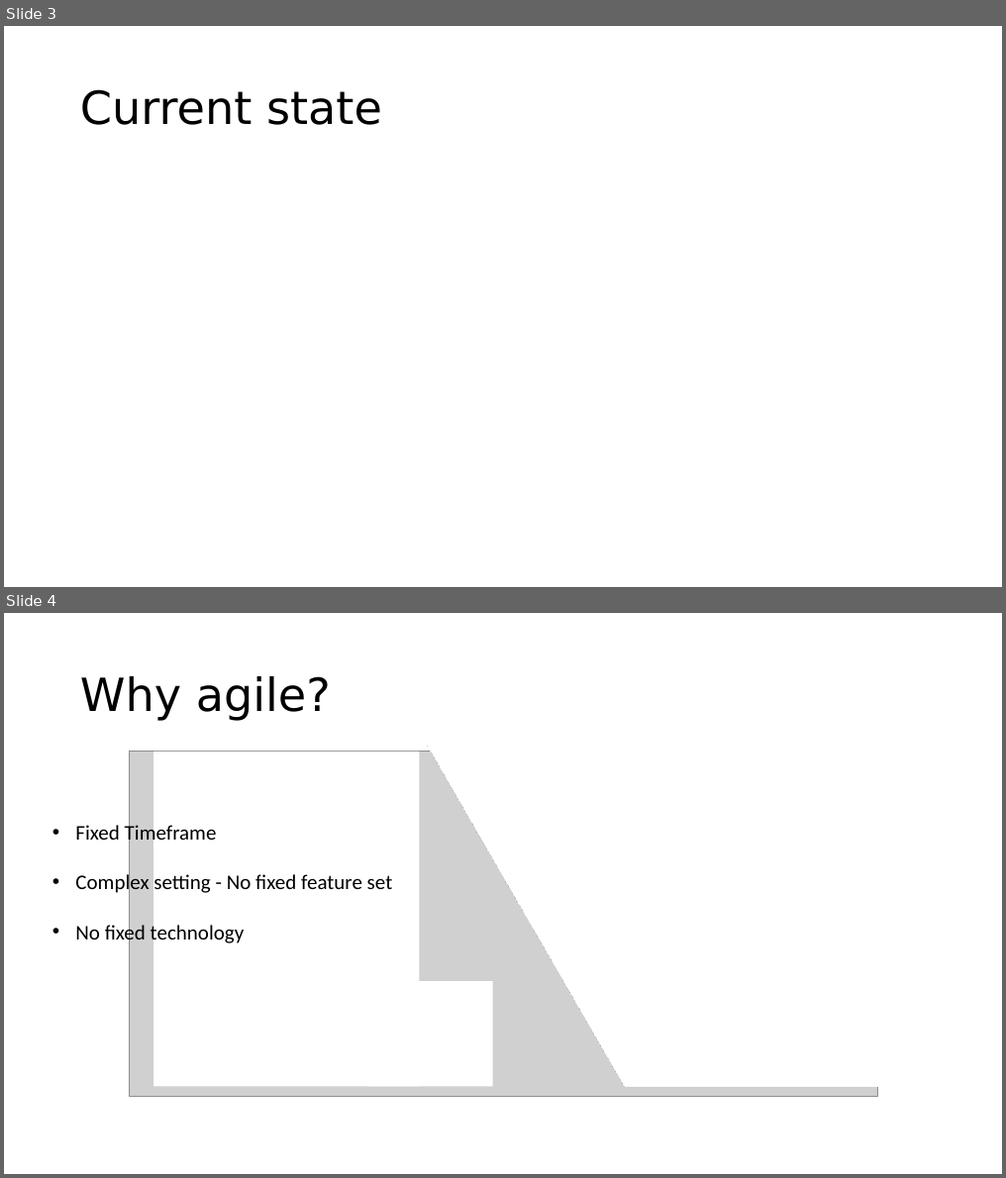
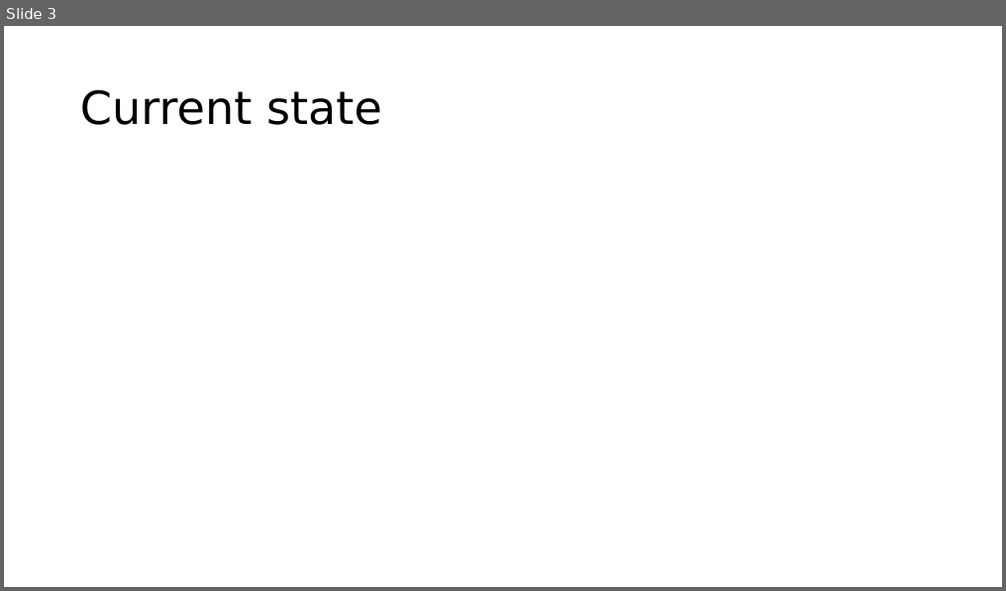
Before and after one commit to AgileBusinessAnalysis/02_TEAM, a slide deck: Idea_Pitch.pptx. Shown one above the other, each under a label of ours: slides 3 and 4 before the commit, slide 3 after it. The pictures are 1006x1178 and 1006x591 pixels, drawn with LibreOffice and Linux fonts; fonts in the diff are those of the drawing; grey boxes stand for pictures. Boxes give left, top, right and bottom in pixels: in the first picture for what was removed or moved away, otherwise in the second. Text is boxed around its words. In the diff, an @@ line names an element or a change of style, - is before the commit and + after.

Commit message:
Update Idea_Pitch.pptx
Finalized "Why agile?" page

```diff
--- a/Idea_Pitch.pptx
+++ b/Idea_Pitch.pptx
@@ slide 4 removed at (4,613,1002,1174), background #FFFFFF @@
@@ title removed at (80,676,331,721) @@
-Why agile?
@@ picture removed at (129,752,877,1096) @@
@@ rectangle removed at (153,752,420,1087) @@
@@ rectangle removed at (171,743,878,1086) @@
@@ text removed at (75,822,393,946) @@
-• Fixed Timeframe
-• Complex setting - No fixed feature set
-• No fixed technology
@@ rectangle removed at (368,981,493,1087) @@
```
Also in this commit, not shown: 1 slide added.
